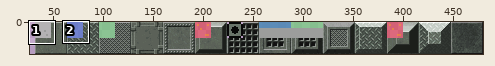
Two versions of one sprite sheet, assets/tiles.png. The first picture is a wide view before the edit; the outline marks the close-up.
Close-up. Old version:
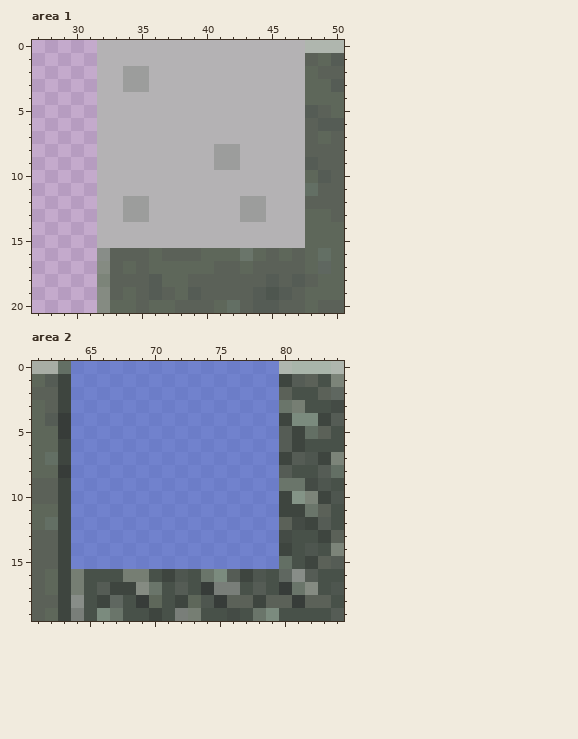
The file is 480x32 pixels. Colours within 5 levels of each other are drawn and written as one. Shown: area 1: x 27..50, y 0..20; area 2: x 61..84, y 0..19. The wide view leaves out empty margins. The commit also changed other parts of the picture, which this record leaves out.
After:
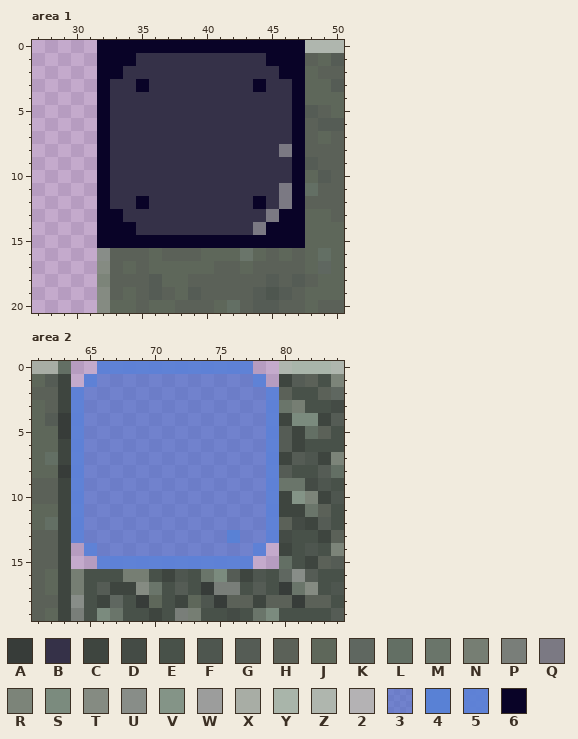
Palette (. is transparent): A #373c39  B #353148  C #3e453f  D #444b45  E #485149  F #4e564f  G #555c55  H #5b6158  J #5e675a  K #5f6760  L #636f64  M #6a756a  N #767e73  P #797e79  Q #7b7983  R #7c8479  S #7b8b7e  T #858b82  U #888d88  V #849487  W #9c9d9c  X #a8ada5  Y #a9b5aa  Z #afb6ae  2 #b4b2b4  3 #426bcda3  4 #5981d5  5 #5a80d7f3  6 #090327
From old to new:
Area 1:
Colour 2 gives way to colour 6 in row 0 at x 32 to 47; in row 1 at x 32 to 34 and 45 to 47; in row 2 at x 32 to 33 and 46 to 47; in row 3 at x 32, 44 and 47; in rows 4 to 12 at x 32 and 47; in row 13 at x 32 to 33 and 46 to 47.
Colour 2 gives way to colour 6 in row 14 at x 32 to 34 and 45 to 47; in row 15 at x 32 to 47.
Colour W gives way to colour 6 in row 3 at x 35; in row 12 at x 35 and 44.
Colour 2 gives way to colour B in row 1 at x 35 to 44; in row 2 at x 36 to 45; in row 3 at x 33, 36 to 43 and 45 to 46; in rows 4 to 7 at x 33 to 46; in row 8 at x 33 to 40 and 43 to 45; in row 9 at x 33 to 40 and 43 to 46.
Colour 2 gives way to colour B in row 10 at x 33 to 46; in row 11 at x 33 to 45; in row 12 at x 33, 36 to 42 and 45; in row 13 at x 36 to 42; in row 14 at x 35 to 43.
Colour W gives way to colour B in row 2 at x 34 to 35; in row 3 at x 34; in rows 8 to 9 at x 41 to 42; in row 12 at x 34 and 43; in row 13 at x 34 to 35 and 43 to 44.
Colour 2 gives way to colour Q in row 8 at x 46; in rows 11 to 12 at x 46; in row 13 at x 45; in row 14 at x 44.
Area 2:
Colour 3 gives way to colour 4 in row 13 at x 76.
Colour 3 gives way to colour 5 in row 0 at x 66 to 77; in row 1 at x 65 and 78; in rows 2 to 13 at x 64 and 79; in row 14 at x 65 and 78; in row 15 at x 66 to 77.
Colour 3 is gone in row 0 at x 64 to 65 and 78 to 79; in row 1 at x 64 and 79; in row 14 at x 64 and 79; in row 15 at x 64 to 65 and 78 to 79.
Where, in picture pixels (left, top, right, bottom), the same in both close-ups:
changed: (97, 40, 305, 248)
changed: (71, 361, 279, 569)
